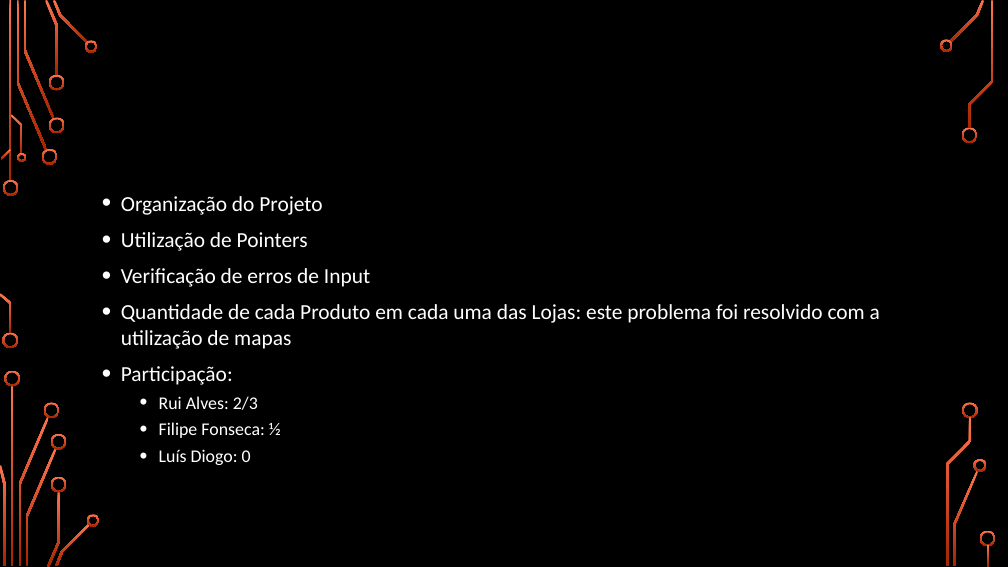
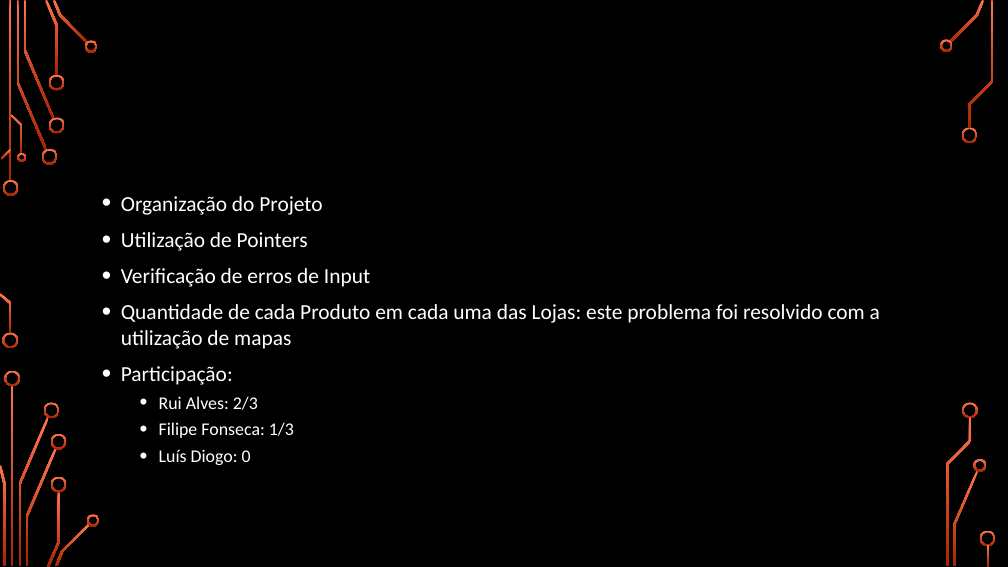
Before and after one commit to ruialves35/Projeto-AEDA, a slide deck: slide 14 of Diagrama Classes e Site/Apresentacao Projeto 1.pptx. Drawn at 1008x567 pixels with LibreOffice and Linux fonts; fonts in the diff are those of the drawing; background and template pictures are left out. Boxes give left, top, right and bottom in pixels: in the first picture for what was removed or moved away, otherwise in the second. Text is boxed around its words. In the diff, an @@ line names an element or a change of style, - is before the commit and + after.

Commit message:
diagrama

```diff
--- a/Diagrama Classes e Site/Apresentacao Projeto 1.pptx
+++ b/Diagrama Classes e Site/Apresentacao Projeto 1.pptx
@@ text at [159,422,294,438]: text changed @@
-  • Filipe Fonseca: ½
+  • Filipe Fonseca: 1/3
```
